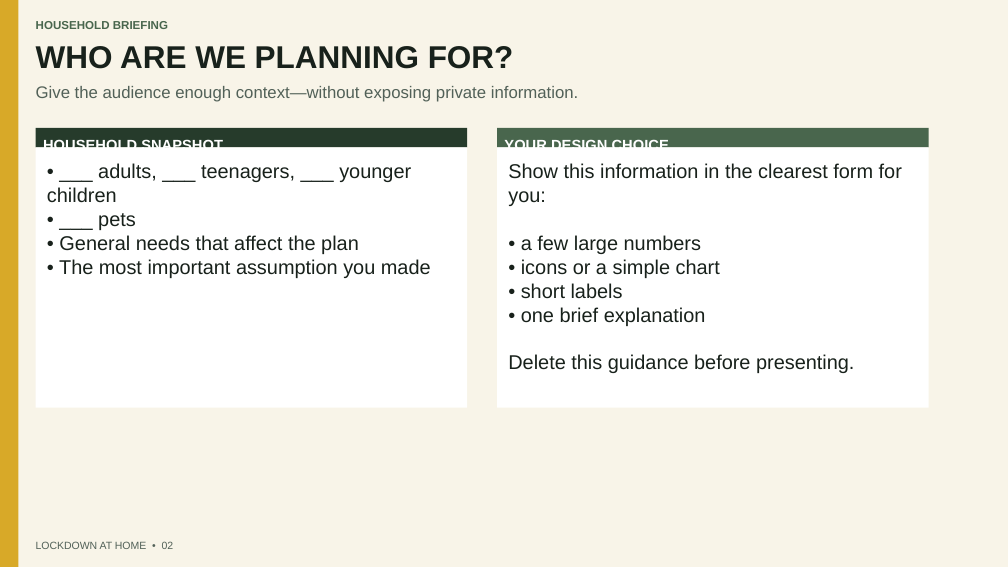
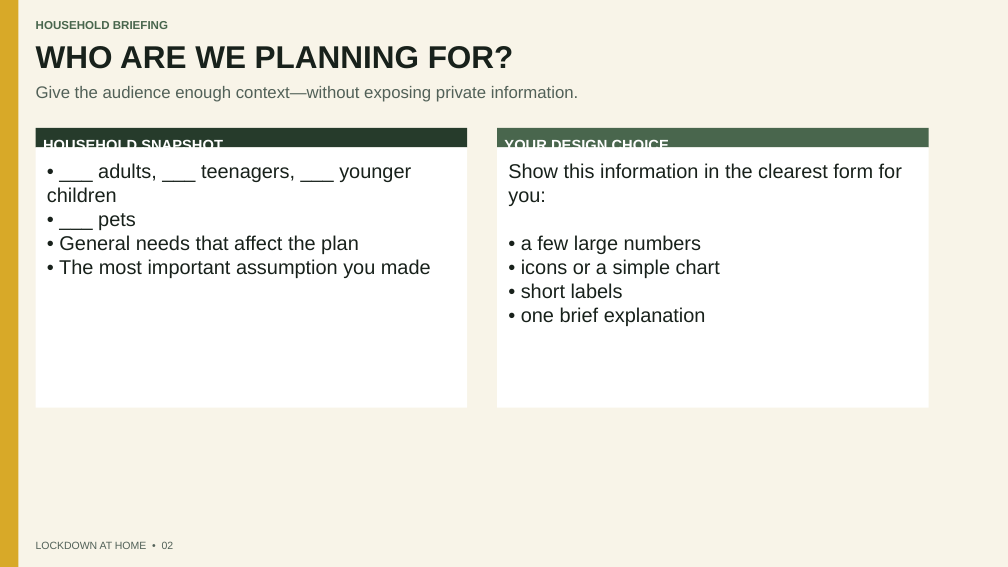
Before and after one commit to jboyce1/ZombieInvasionPrep, a slide deck: slide 2 of classes/field_assignments/files/lockdown-at-home-presentation-template.pptx. Drawn at 1008x567 pixels with LibreOffice and Linux fonts; fonts in the diff are those of the drawing. Boxes give left, top, right and bottom in pixels: in the first picture for what was removed or moved away, otherwise in the second. Text is boxed around its words. In the diff, an @@ line names an element or a change of style, - is before the commit and + after.

```diff
--- a/classes/field_assignments/files/lockdown-at-home-presentation-template.pptx
+++ b/classes/field_assignments/files/lockdown-at-home-presentation-template.pptx
@@ text in rectangle at <box>508,354,854,373</box>: paragraph removed @@
-Delete this guidance before presenting.
```
Also in this commit, not shown: 4 other slides changed, 34 other files.
